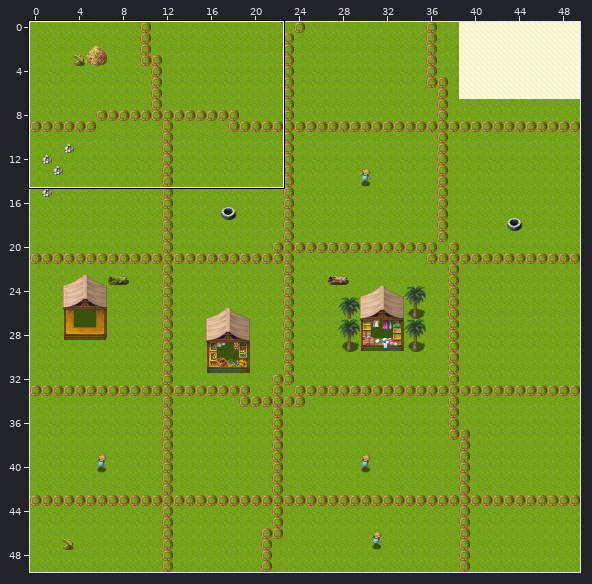
Tiled map -- src/MysteryIsland/Content/maps/exp.tmx. The first picture is a wide view before the edit; the outline marks the close-up.
Close-up. Old version:
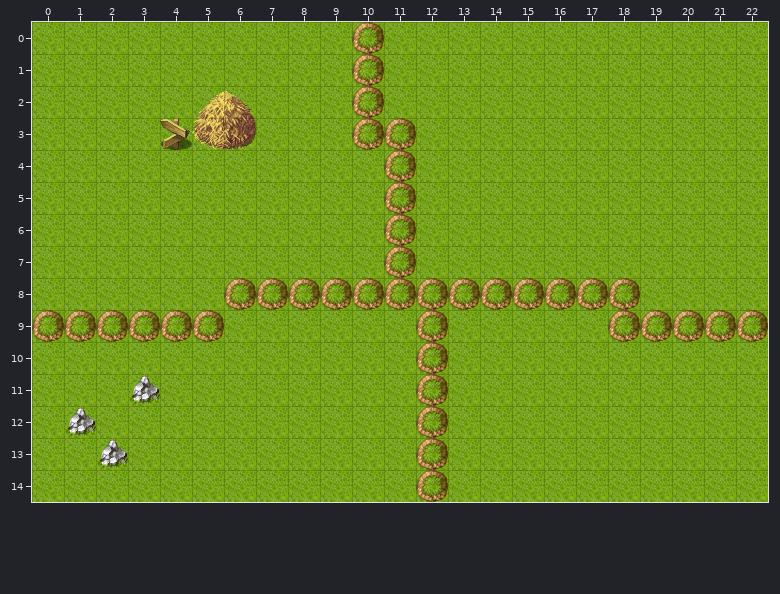
Cells are 32x32 px. Shown: x 0..22, y 0..14.
The result:
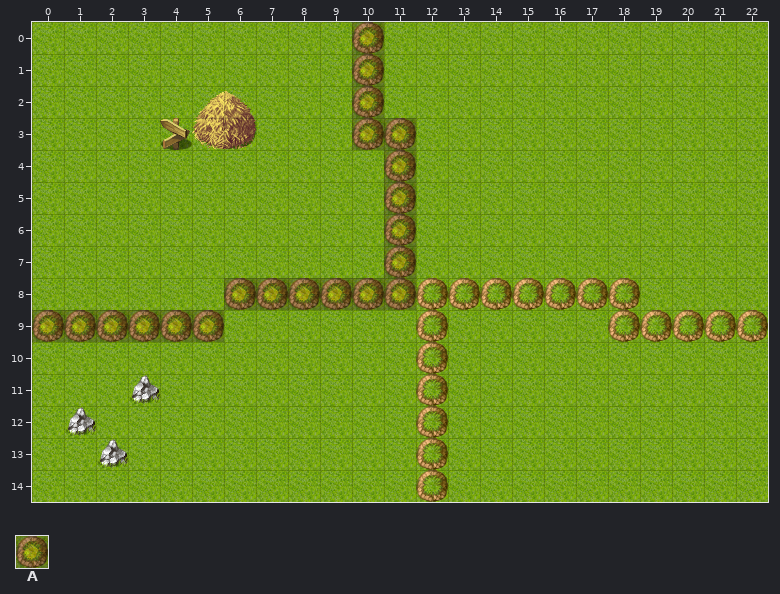
Key: from "A1": A 152.
_ is an empty cell.
Tiles of an added or newly shown layer are drawn over the layers below it.
See-through tiles are keyed as they look on the map.
From old to new:
{"where": "layer \"collision\" (added)"}
{"y":0,"x":10,"old":"_","new":"A"}
{"y":1,"x":10,"old":"_","new":"A"}
{"y":2,"x":10,"old":"_","new":"A"}
{"y":3,"x":10,"old":"__","new":"AA"}
{"y":4,"x":11,"old":"_","new":"A"}
{"y":5,"x":11,"old":"_","new":"A"}
{"y":6,"x":11,"old":"_","new":"A"}
{"y":7,"x":11,"old":"_","new":"A"}
{"y":8,"x":6,"old":"______","new":"AAAAAA"}
{"y":9,"x":0,"old":"______","new":"AAAAAA"}
